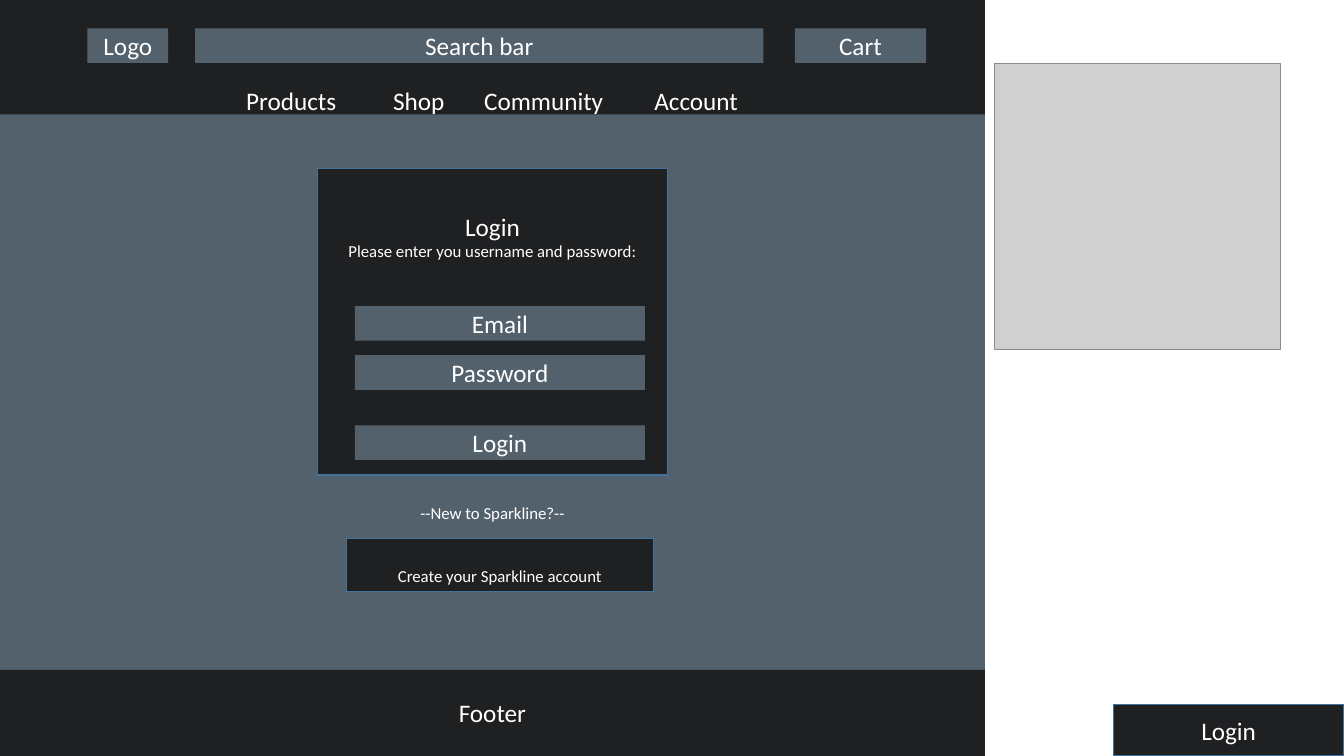
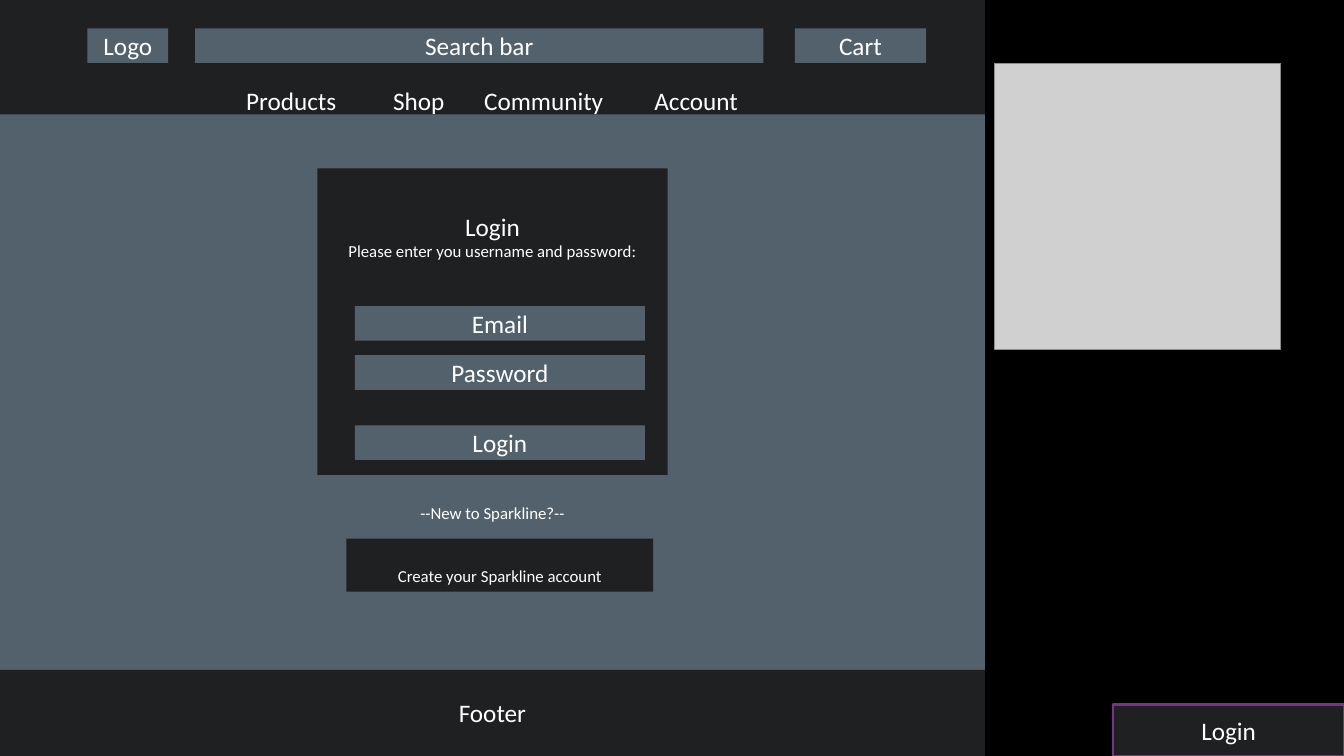
Before and after one commit to SamuelSolomon1/SparkLine, a slide deck: slide 11 of New Microsoft PowerPoint Presentation.pptx. Drawn at 1344x756 pixels with LibreOffice and Linux fonts; fonts in the diff are those of the drawing; grey boxes stand for pictures; background and template pictures are left out. Boxes give left, top, right and bottom in pixels: in the first picture for what was removed or moved away, otherwise in the second. Text is boxed around its words. In the diff, an @@ line names an element or a change of style, - is before the commit and + after.

```diff
--- a/New Microsoft PowerPoint Presentation.pptx
+++ b/New Microsoft PowerPoint Presentation.pptx
@@ background #FFFFFF to picture (left out) @@
@@ rectangle "Login" at <box>318,168,668,475</box>: outline #43739E 1 pt to none @@
@@ rectangle "Create your Sparkline account" at <box>347,538,653,592</box>: outline #43739E 1 pt to none @@
@@ rectangle "Login" at <box>1114,705,1344,756</box>: outline #43739E 1 pt to #7F2E8F 1.5 pt @@
```
Also in this commit, not shown: 11 other slides changed, 2 slides added, 1 other file.
